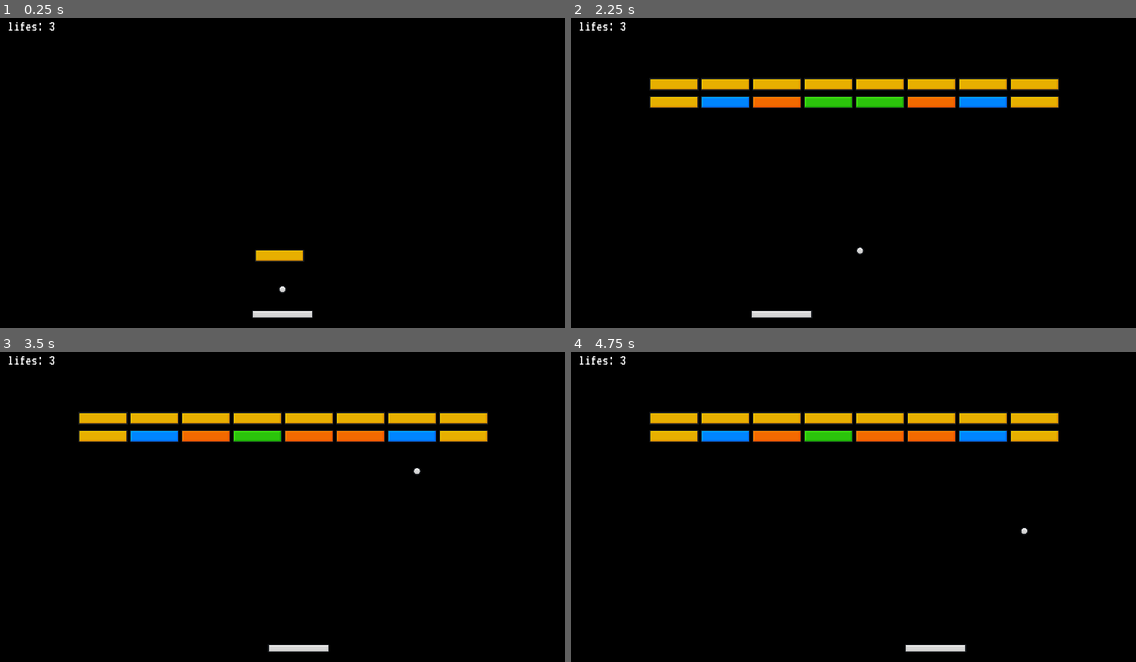
Above: before the commit, frames 1-4 (two rows, left to right).
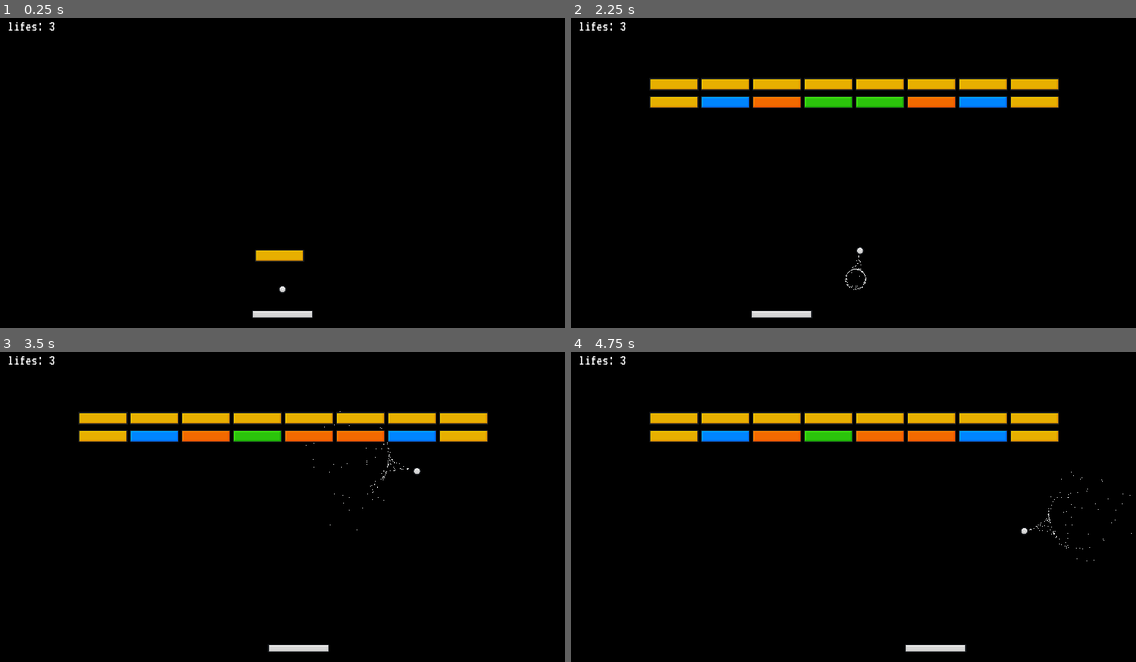
Above: after the commit, the same moments.

Repository: dazheng6/Brick-Breaker-2
Game: Godot game, scene res://Scenes/main.tscn
Same seed, same stepped clock (60 frames per second), same inputs: the game is played once before the commit and once after it.
Inputs:
- Up to frame 1 (0.25 s): no input
- Up to frame 2 (2.25 s): tap Enter at 0.5 s; hold D (right) 0.53-1.25 s; click "GO TO NEXT LEVEL" at 1.25 s; tap Space at 2 s; hold A (left) from 2.03 s (still down)
- Up to frame 3 (3.5 s): release A (left) at 2.78 s; hold D (right) from 2.78 s (still down)
- Up to frame 4 (4.75 s): release D (right) at 4.28 s; hold A (left) from 4.28 s (still down)

The runs differ from the first frame. In frame 1, less than 0.1% of the frame differs, in the area x 50-51%, y 87-88%; in frame 2, less than 0.1%; in frame 3, less than 0.1%; in frame 4, less than 0.1%, in the area x 80-100%, y 38-68%.

Commit message:
Added Particles to the ball

Diff:
--- a/Scenes/ball.tscn
+++ b/Scenes/ball.tscn
@@ -1,10 +1,24 @@
-[gd_scene load_steps=4 format=3 uid="uid://c372sd6lqxu8j"]
+[gd_scene load_steps=6 format=3 uid="uid://c372sd6lqxu8j"]
 
 [ext_resource type="Script" path="res://Scripts/ball.gd" id="1_fryiu"]
 [ext_resource type="Texture2D" uid="uid://c8l7ke1ygg27h" path="res://Assets/Ball.png" id="1_le0hc"]
 
 [sub_resource type="CircleShape2D" id="CircleShape2D_o323d"]
 radius = 8.06226
+
+[sub_resource type="ParticleProcessMaterial" id="ParticleProcessMaterial_etcia"]
+particle_flag_disable_z = true
+initial_velocity_min = 58.84
+initial_velocity_max = 58.84
+orbit_velocity_min = 436.91
+orbit_velocity_max = 827.82
+color = Color(0.992157, 1, 1, 1)
+
+[sub_resource type="ParticleProcessMaterial" id="ParticleProcessMaterial_khrot"]
+particle_flag_disable_z = true
+gravity = Vector3(0, 98, 0)
+orbit_velocity_min = 0.0
+orbit_velocity_max = 0.0
 
 [node name="Ball" type="CharacterBody2D"]
 motion_mode = 1
@@ -22,3 +36,22 @@
 [node name="PaddleHit" type="AudioStreamPlayer2D" parent="."]
 
 [node name="WallHit" type="AudioStreamPlayer2D" parent="."]
+
+[node name="BallParticke" type="GPUParticles2D" parent="."]
+scale = Vector2(0.1, 0.1)
+amount = 300
+sub_emitter = NodePath(".")
+process_material = SubResource("ParticleProcessMaterial_etcia")
+explosiveness = 0.02
+randomness = 0.81
+
+[node name="PaddleHitParticle" type="GPUParticles2D" parent="."]
+emitting = false
+sub_emitter = NodePath(".")
+process_material = SubResource("ParticleProcessMaterial_khrot")
+
+[node name="WallHitParticle" type="GPUParticles2D" parent="."]
+emitting = false
+
+[node name="BrickHitParticle" type="GPUParticles2D" parent="."]
+emitting = false
--- a/Scenes/main.tscn
+++ b/Scenes/main.tscn
@@ -51,3 +51,5 @@
 spawn_start = NodePath("../Marker2D")
 
 [node name="Marker2D" type="Marker2D" parent="."]
+
+[node name="GameWon" type="AudioStreamPlayer2D" parent="."]
--- a/Scenes/paddle.tscn
+++ b/Scenes/paddle.tscn
@@ -17,3 +17,5 @@
 
 [node name="CollisionShape2D" type="CollisionShape2D" parent="."]
 shape = SubResource("RectangleShape2D_aectb")
+
+[node name="OnBallLost" type="AudioStreamPlayer2D" parent="."]
--- a/Scripts/brick_spawner.gd
+++ b/Scripts/brick_spawner.gd
@@ -82,3 +82,4 @@
 	if brick_count == 0:
 		ball.reset_ball()
 		ui.on_level_won()
+		$"../GameWon".play()
--- a/Scripts/paddle.gd
+++ b/Scripts/paddle.gd
@@ -53,6 +53,7 @@
 func on_ball_lost():
 	is_ball_started = false
 	direction = Vector2.ZERO
+	$OnBallLost.play()
 
 func get_width():
 	return collision_shape_2d.shape.get_rect().size.x
